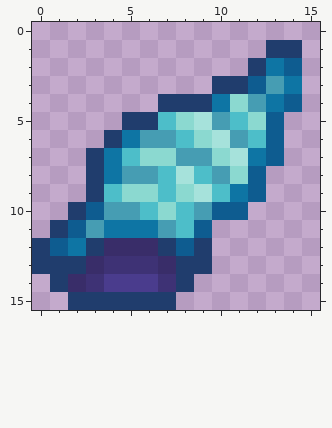
Two states of a pixel-art sprite, Documentation/Objects/BlueConch.png. That is the earlier state.
The file is 48x48 pixels, drawn in blocks of 3x3; one block is one cell here.
After the commit:
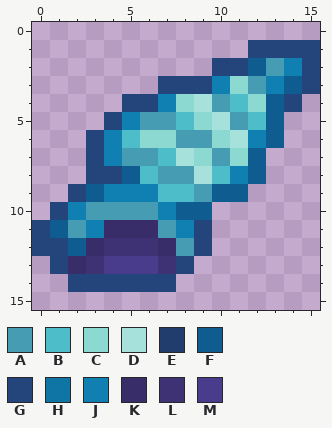
Palette (. is transparent): A #469db3  B #4dbec9  C #8bd9d0  D #a6e2db  E #203d6d  F #0e5c90  G #24457b  H #0e75a4  J #107fb2  K #392d69  L #3e3275  M #4a3c8d
The exact change:
Changed rows in their new state; - is an unchanged pixel.
first column x 0:
 1 ------------GGGG
 2 ----------GGFAJG
 3 -------GGGJCAJFG
 4 -----GGJCDABCFG-
 5 ----GJAABCDAB---
 6 ---GJBCCAACDJ---
 7 ---GJAABDCACF.--
 8 ---GGFBAADBJ----
 9 --GFJJJ-BAFF.---
10 -GJA--AJFF..----
11 GFAJKKK-JG------
12 GGFKLLLKAG------
13 .GKLMMMLG.------
14 -.GGGGGG.-------
15 --......--------
